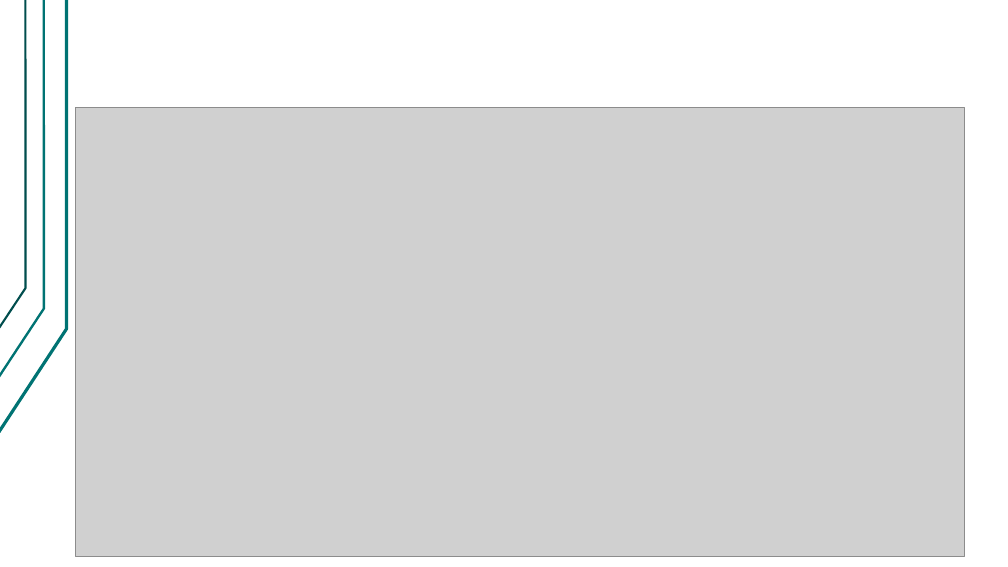
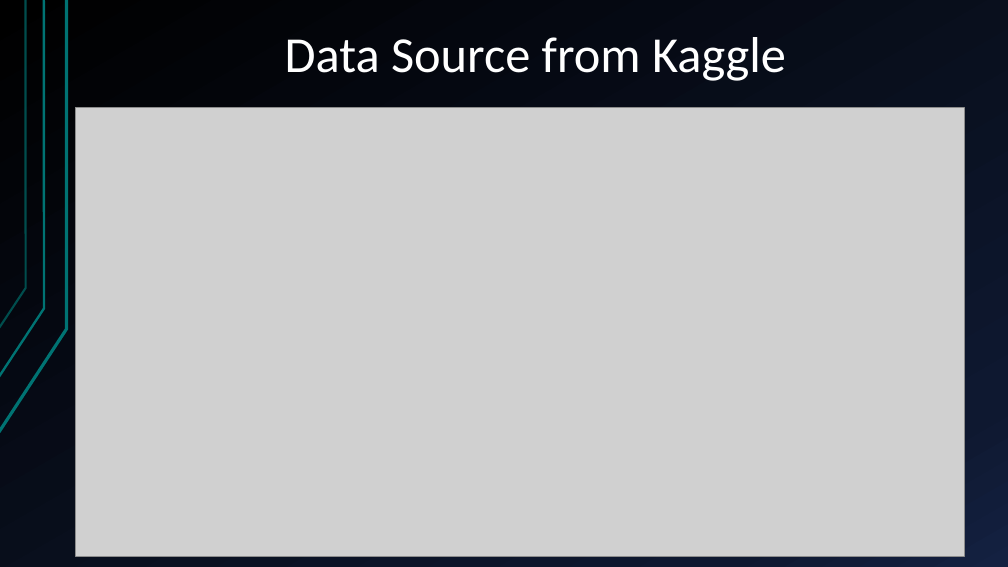
Before and after one commit to Alfons0329/Machine_Learning_Fall_2017, a slide deck: slide 4 of Final_proj/Presentation.pptx (slide 3 before the commit). Drawn at 1008x567 pixels with LibreOffice and Linux fonts; fonts in the diff are those of the drawing; grey boxes stand for pictures. Boxes give left, top, right and bottom in pixels: in the first picture for what was removed or moved away, otherwise in the second. Text is boxed around its words. In the diff, an @@ line names an element or a change of style, - is before the commit and + after.

```diff
--- a/Final_proj/Presentation.pptx
+++ b/Final_proj/Presentation.pptx
@@ background #FFFFFF to gradient #000000 to #0F1931 to #142242 @@
@@ freeform shape at <box>0,0,67,433</box>: outline redrawn @@
@@ freeform shape at <box>0,0,44,377</box>: outline #007373 2.24 pt to #007373 2.25 pt @@
@@ freeform shape at <box>0,0,26,328</box>: outline #004D4D 2 pt to #007373 2 pt @@
@@ text added at <box>285,37,786,81</box>, 48 pt, text #FFFFFF @@
+Data Source from Kaggle
```
Also in this commit, not shown: 10 other slides changed, 3 slides added, 1 slide removed.
